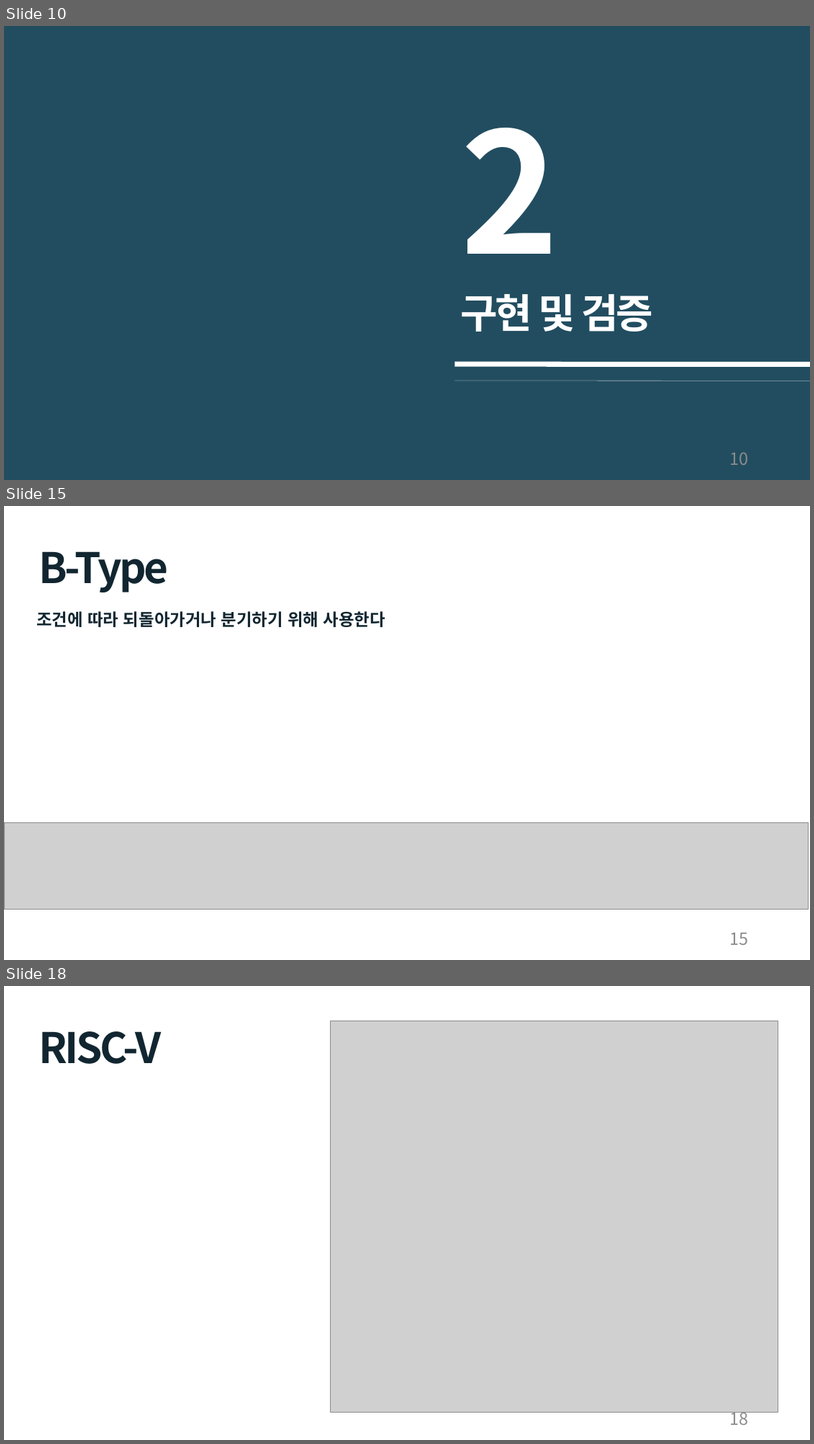
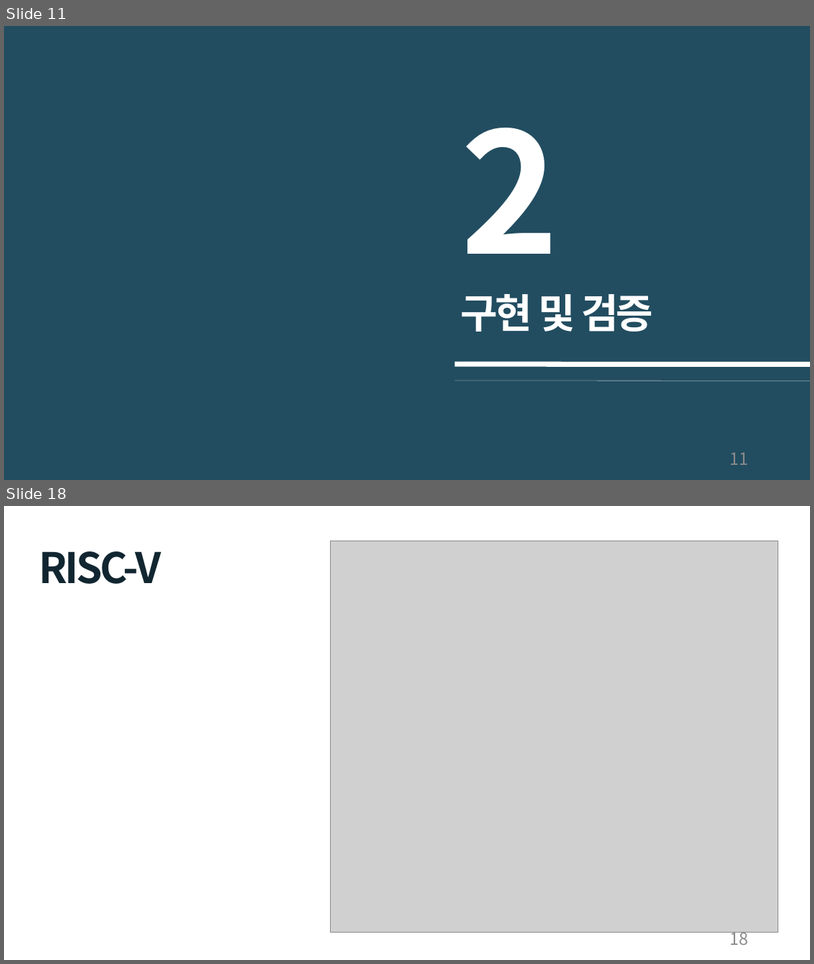
Before and after one commit to cong2738/my_RISC-V, a slide deck: Single Cycle RISC-V 발표_박호윤.pptx. Shown one above the other, each under a label of ours: slides 10, 15 and 18 before the commit, slides 11 and 18 after it; the slides between them are not shown. The pictures are 814x1444 and 814x964 pixels, drawn with LibreOffice and Linux fonts; fonts in the diff are those of the drawing; grey boxes stand for pictures. Boxes give left, top, right and bottom in pixels: in the first picture for what was removed or moved away, otherwise in the second. Text is boxed around its words. In the diff, an @@ line names an element or a change of style, - is before the commit and + after.

```diff
--- a/Single Cycle RISC-V 발표_박호윤.pptx
+++ b/Single Cycle RISC-V 발표_박호윤.pptx
@@ slide 15 removed at <box>4,506,810,960</box>, background #FFFFFF @@
@@ text removed at <box>39,551,168,592</box> @@
-B-Type
@@ text removed at <box>36,611,386,627</box> @@
-조건에 따라 되돌아가거나 분기하기 위해 사용한다
@@ picture removed at <box>4,822,809,909</box> @@
@@ page number removed at <box>730,932,748,944</box> @@
-15
@@ what was slide 10 is now slide 11 @@
@@ page number at <box>730,452,748,464</box>: text changed @@
-10
+11
```
Also in this commit, not shown: 24 slides changed, 3 slides added, 1 other slide removed.
